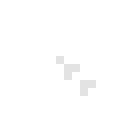
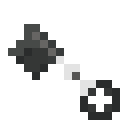
Two versions of the same layered image (128×128). Layer-by-layer changes:
showed "teeth-accent" over <box>8,24,80,80</box>
showed "teeth" over <box>8,40,48,72</box>
showed "blank-teeth" over <box>8,40,48,80</box>
showed "key-body" over <box>24,24,120,120</box>
